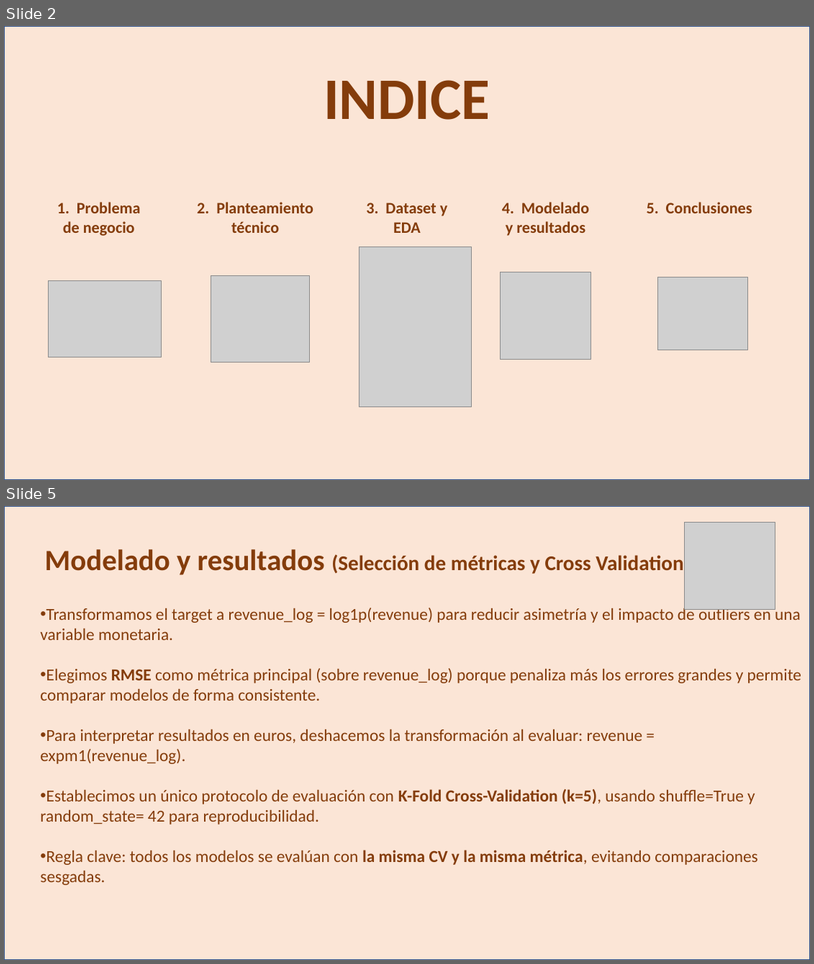
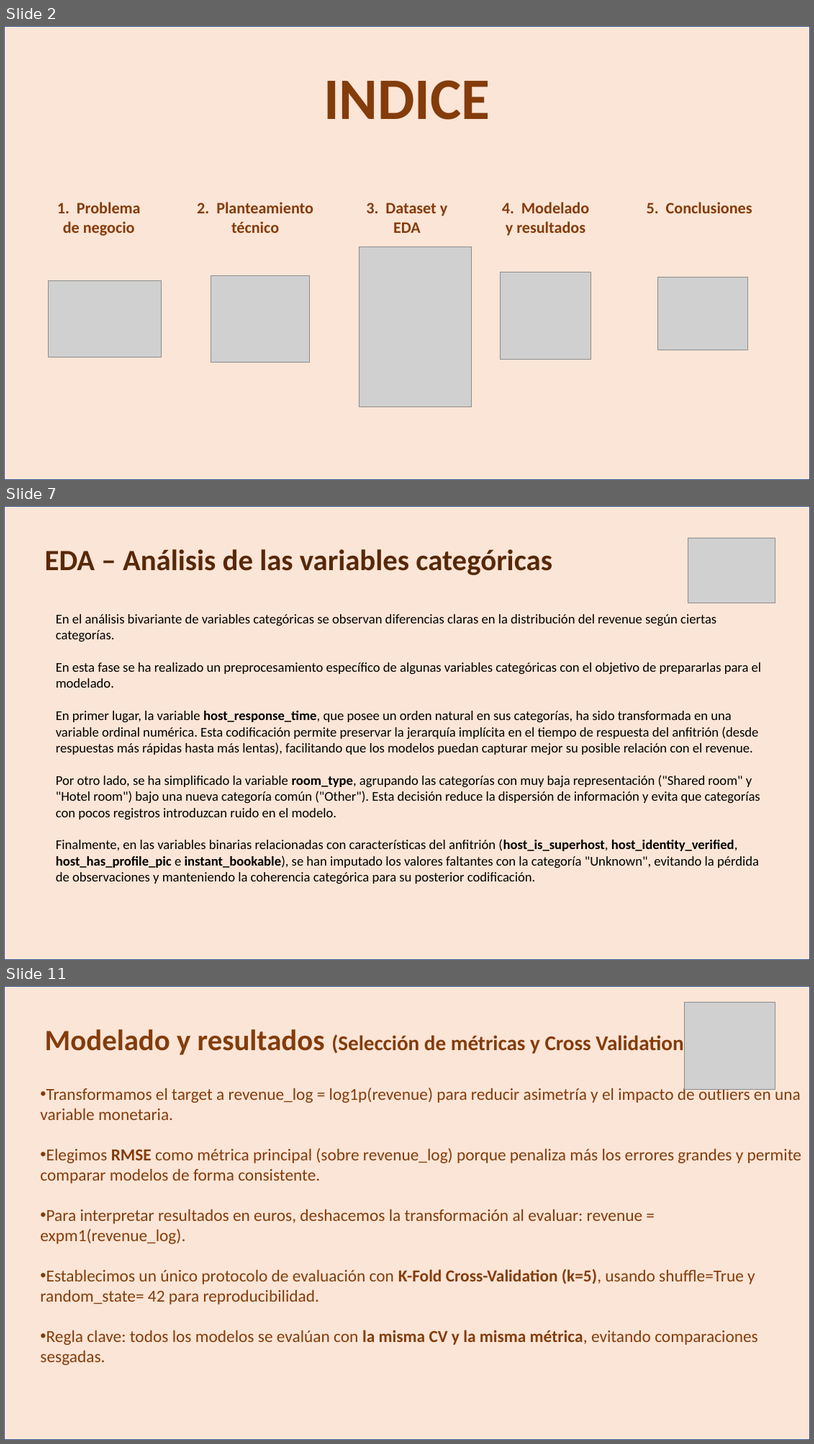
Before and after one commit to HimuraFresh/ML_-Grupo_1-, a slide deck: ML_ppt.pptx. Shown one above the other, each under a label of ours: slides 2 and 5 before the commit, slides 2, 7 and 11 after it; the slides between them are not shown. The pictures are 814x964 and 814x1444 pixels, drawn with LibreOffice and Linux fonts; fonts in the diff are those of the drawing; grey boxes stand for pictures. Boxes give left, top, right and bottom in pixels: in the first picture for what was removed or moved away, otherwise in the second. Text is boxed around its words. In the diff, an @@ line names an element or a change of style, - is before the commit and + after.

```diff
--- a/ML_ppt.pptx
+++ b/ML_ppt.pptx
@@ slide 7 added at bbox=[4, 506, 810, 960], background #FFFFFF @@
@@ rectangle added at bbox=[4, 506, 810, 960], fill #FBE5D6, outline #325490 1 pt @@
@@ picture added at bbox=[689, 538, 776, 602] @@
@@ text added at bbox=[45, 549, 553, 575], 35 pt, text #582808, bold @@
+EDA – Análisis de las variables categóricas
@@ text added at bbox=[56, 614, 762, 884], 16 pt, text #000000 @@
+En el análisis bivariante de variables categóricas se observan diferencias claras en la distribución del revenue según ciertas categorías.
+En esta fase se ha realizado un preprocesamiento específico de algunas variables categóricas con el objetivo de prepararlas para el modelado.
+En primer lugar, la variable host_response_time, que posee un orden natural en sus categorías, ha sido transformada en una variable ordinal numérica. Esta codificación permite preservar la jerarquía implícita en el tiempo de respuesta del anfitrión (desde respuestas más rápidas hasta más lentas), facilitando que los modelos puedan capturar mejor su posible relación con el revenue.
+Por otro lado, se ha simplificado la variable room_type, agrupando las categorías con muy baja representación ("Shared room" y "Hotel room") bajo una nueva categoría común ("Other"). Esta decisión reduce la dispersión de información y evita que categorías con pocos registros introduzcan ruido en el modelo.
+Finalmente, en las variables binarias relacionadas con características del anfitrión (host_is_superhost, host_identity_verified, host_has_profile_pic e instant_bookable), se han imputado los valores faltantes con la categoría "Unknown", evitando la pérdida de observaciones y manteniendo la coherencia categórica para su posterior codificación.
@@ what was slide 5 is now slide 11 @@
```
Also in this commit, not shown: 2 slides changed, 5 other slides added.
